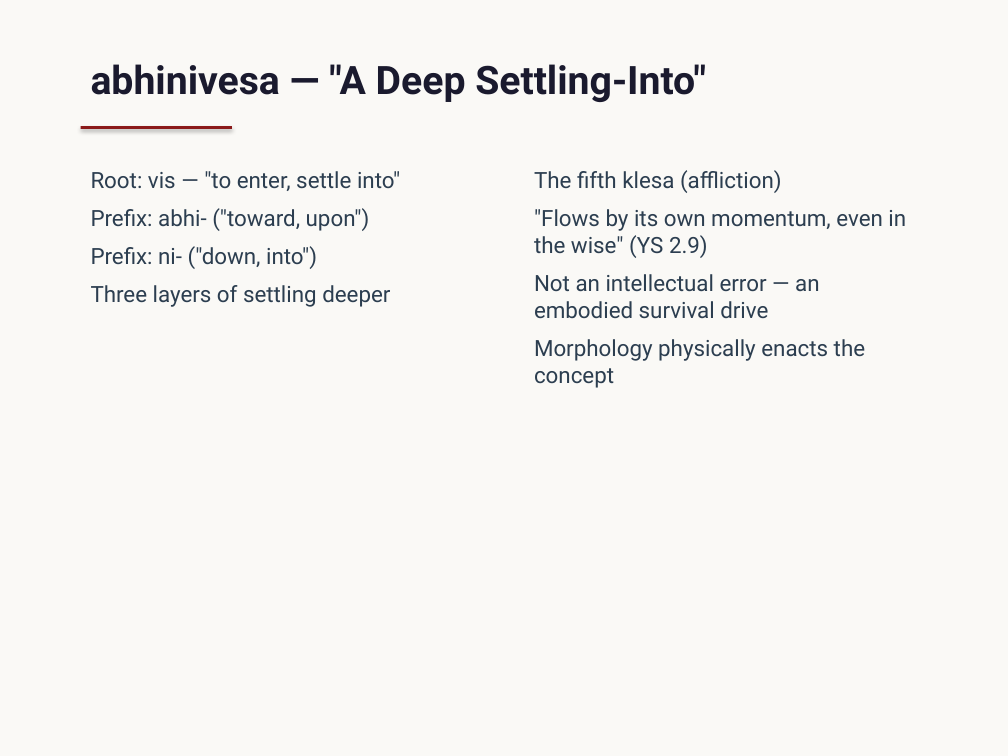
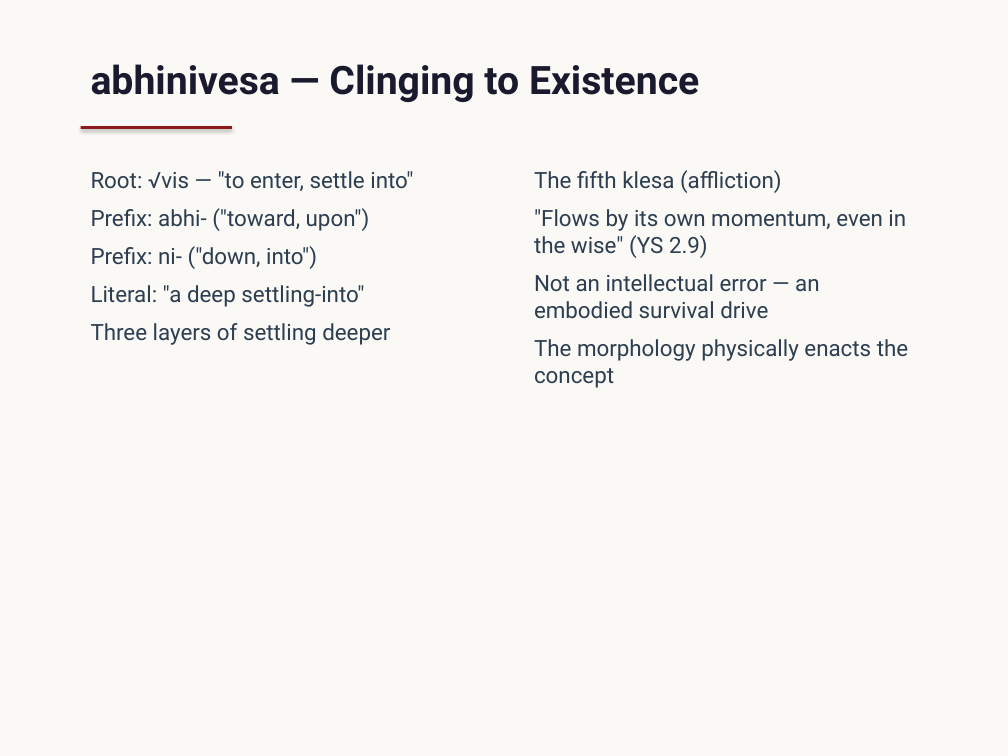
Before and after one commit to jbajaj6/sanskrit_etymology, a slide deck: slide 7 of docs/final_presentation.pptx. Drawn at 1008x756 pixels with LibreOffice and Linux fonts; fonts in the diff are those of the drawing. Boxes give left, top, right and bottom in pixels: in the first picture for what was removed or moved away, otherwise in the second. Text is boxed around its words. In the diff, an @@ line names an element or a change of style, - is before the commit and + after.

```diff
--- a/docs/final_presentation.pptx
+++ b/docs/final_presentation.pptx
@@ text at [91, 64, 699, 102]: text changed @@
-abhinivesa — "A Deep Settling-Into"
+abhinivesa — Clinging to Existence
@@ text at [91, 171, 413, 191]: text changed @@
-Root: vis — "to enter, settle into"
+Root: √vis — "to enter, settle into"
@@ text at [91, 285, 364, 307]: paragraph added @@
+Literal: "a deep settling-into"
@@ text at [534, 339, 908, 388]: text changed @@
-Morphology physically enacts the concept
+The morphology physically enacts the concept
```
Also in this commit, not shown: 7 other slides changed, 1 other file.
